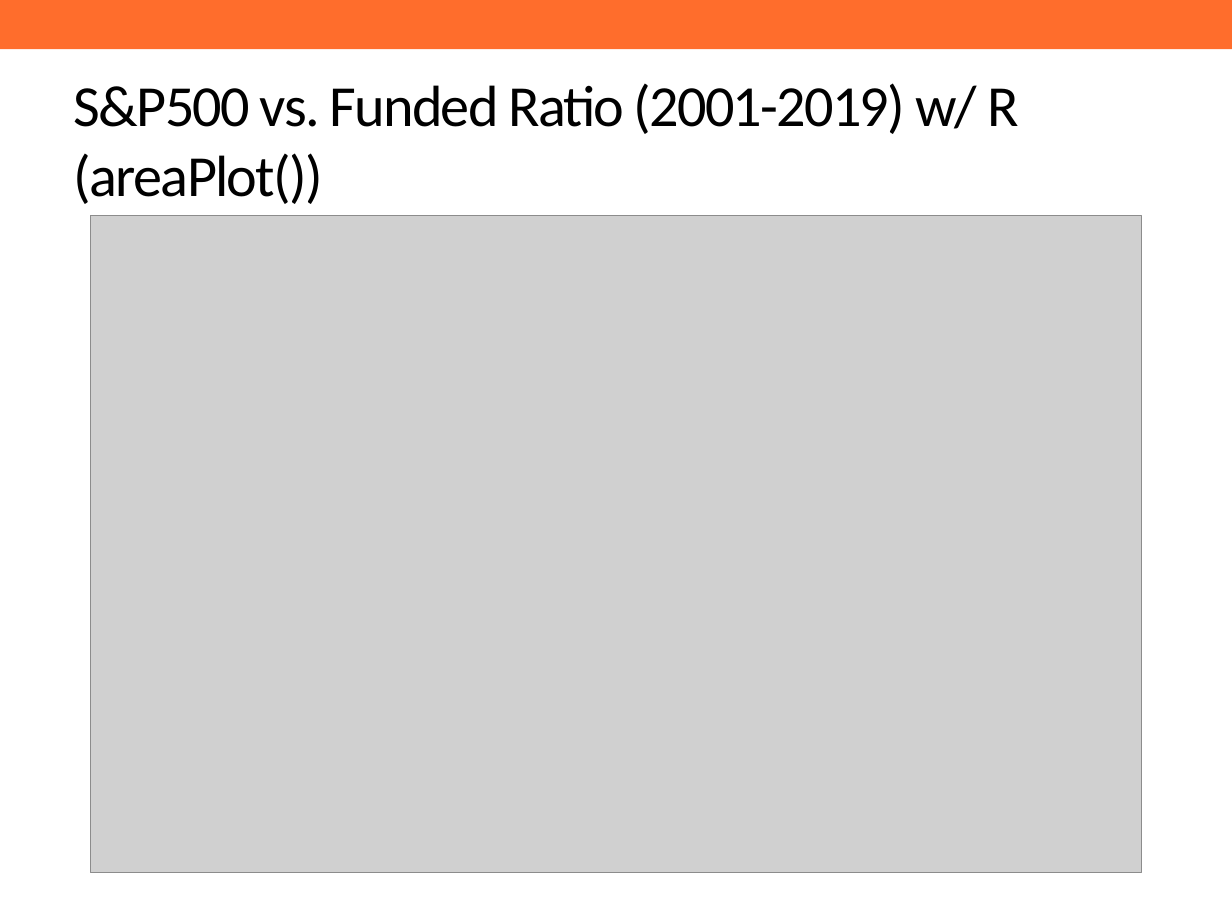
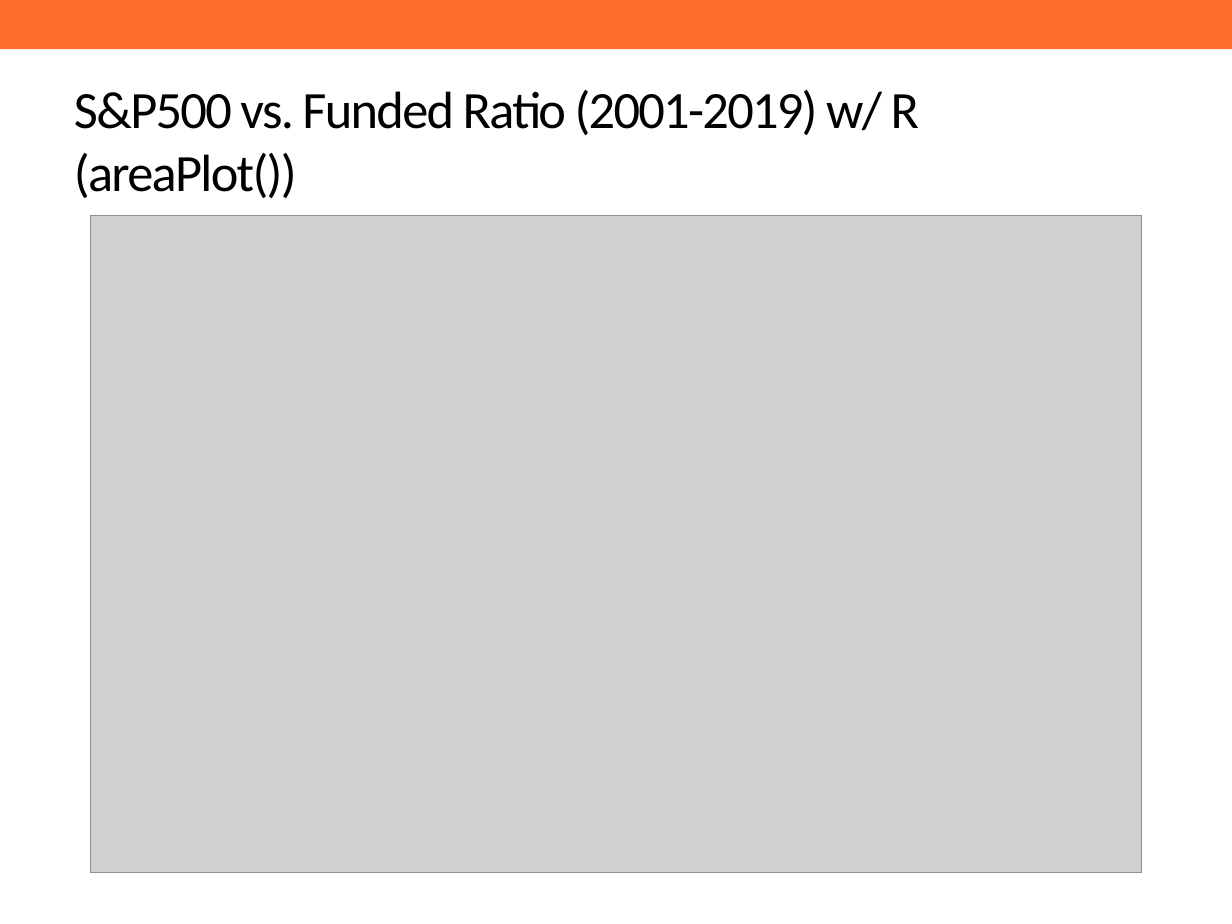
Before and after one commit to ReasonFoundation/GraphicsR, a slide deck: slide 7 of DeckUpdate/SamplePPT.pptx. Drawn at 1232x924 pixels with LibreOffice and Linux fonts; fonts in the diff are those of the drawing; grey boxes stand for pictures; background and template pictures are left out. Boxes give left, top, right and bottom in pixels: in the first picture for what was removed or moved away, otherwise in the second. Text is boxed around its words. In the diff, an @@ line names an element or a change of style, - is before the commit and + after.

```diff
--- a/DeckUpdate/SamplePPT.pptx
+++ b/DeckUpdate/SamplePPT.pptx
@@ title "S&P500 vs. Funded Ratio (2001-2019) ..." at (x1=74, y1=90, x2=919, y2=198): size 34 to 30.6 pt @@
```
Also in this commit, not shown: 7 other slides changed, 1 slide added.
